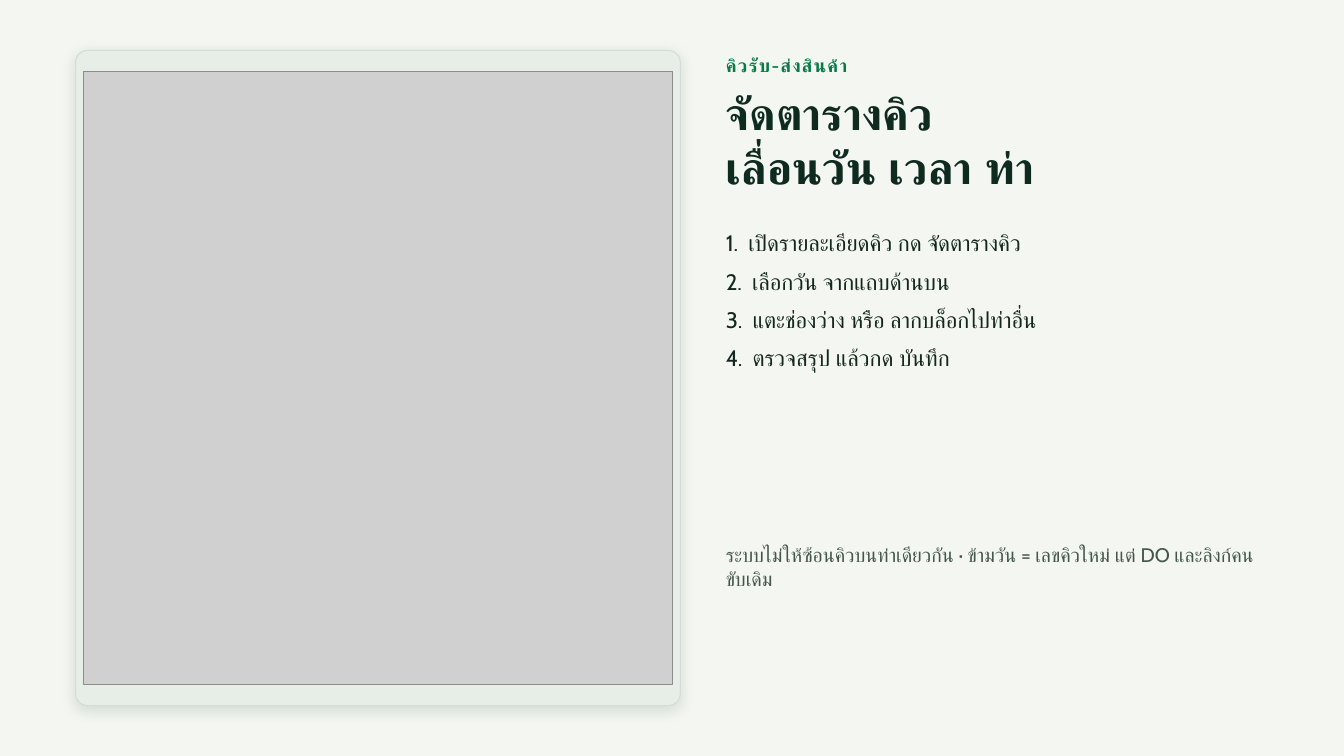
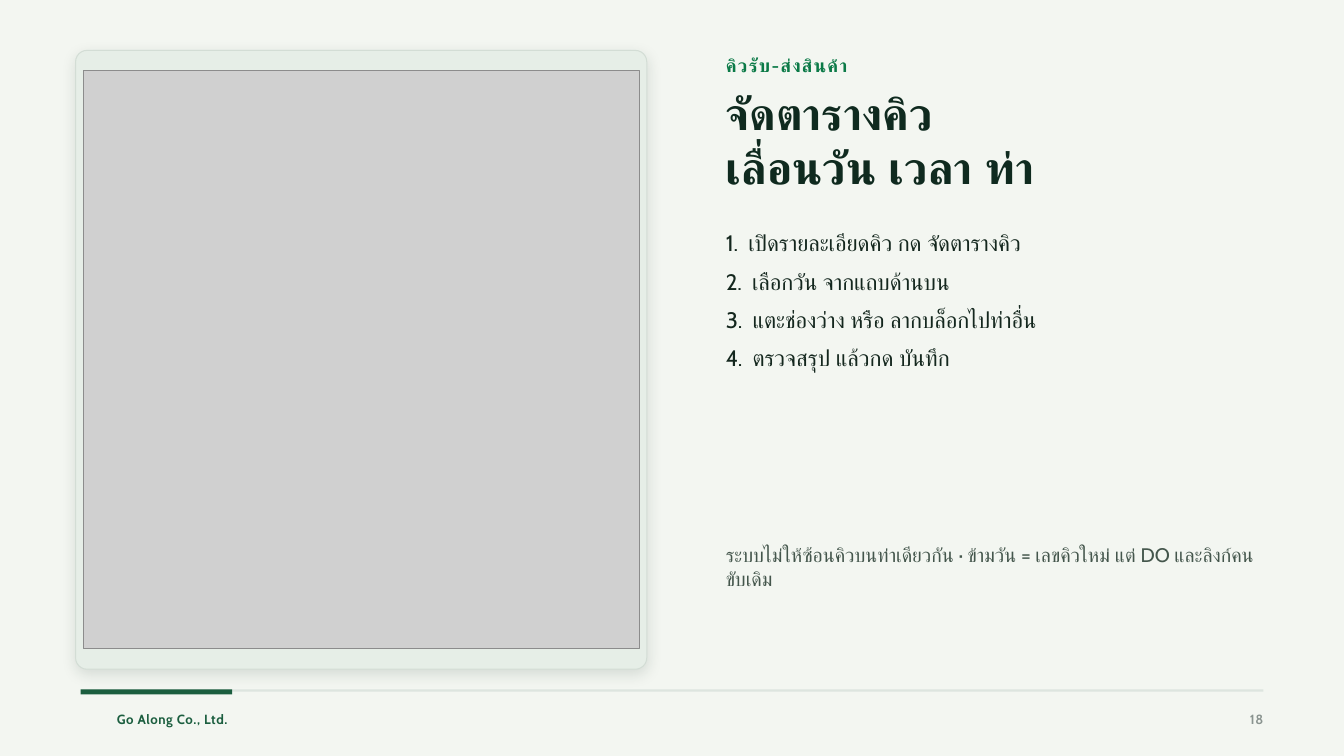
Before and after one commit to brambroza/queque-frameline, a slide deck: slide 18 of docs/training/Fameline-Dock-Queue-อบรมผู้ใช้งาน.pptx. Drawn at 1344x756 pixels with LibreOffice and Linux fonts; fonts in the diff are those of the drawing; grey boxes stand for pictures; background and template pictures are left out. Boxes give left, top, right and bottom in pixels: in the first picture for what was removed or moved away, otherwise in the second. Text is boxed around its words. In the diff, an @@ line names an element or a change of style, - is before the commit and + after.

```diff
--- a/docs/training/Fameline-Dock-Queue-อบรมผู้ใช้งาน.pptx
+++ b/docs/training/Fameline-Dock-Queue-อบรมผู้ใช้งาน.pptx
@@ rounded rectangle: place and size @@
-rounded rectangle at [76, 50, 681, 706]
+rounded rectangle at [76, 50, 647, 669]
@@ picture: place and size @@
-picture at [84, 72, 673, 684]
+picture at [84, 71, 640, 649]
@@ rectangle added at [81, 690, 1263, 692], fill #DDE5DF @@
@@ rectangle added at [81, 690, 232, 695], fill #1B5E3F @@
@@ text added at [117, 714, 227, 728], 9.5 pt, text #1B5E3F, bold @@
+Go Along Co., Ltd.
@@ page number added at [1250, 714, 1263, 724], 9.5 pt, text #8A9490, bold @@
+18
```
Also in this commit, not shown: 28 other slides changed, 2 other files.
